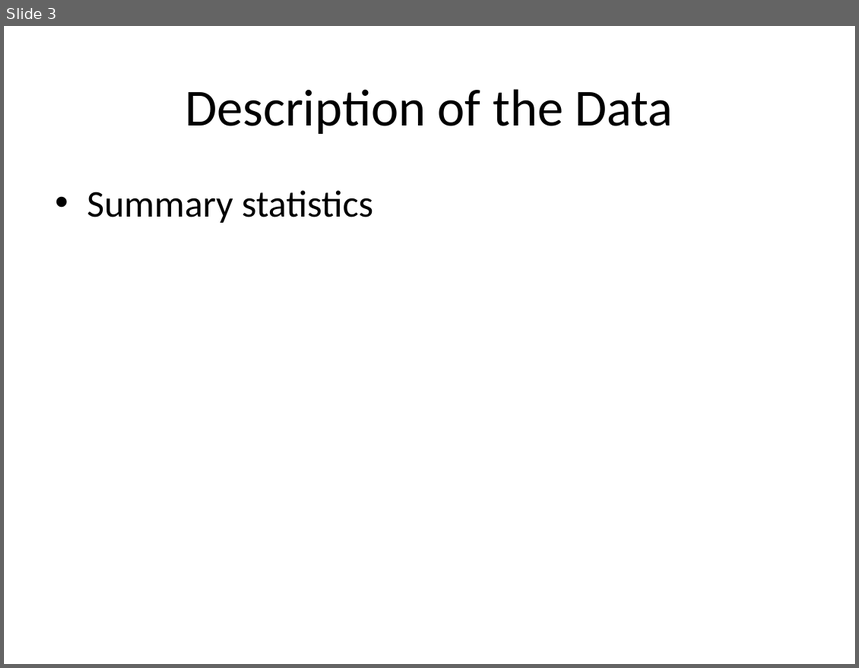
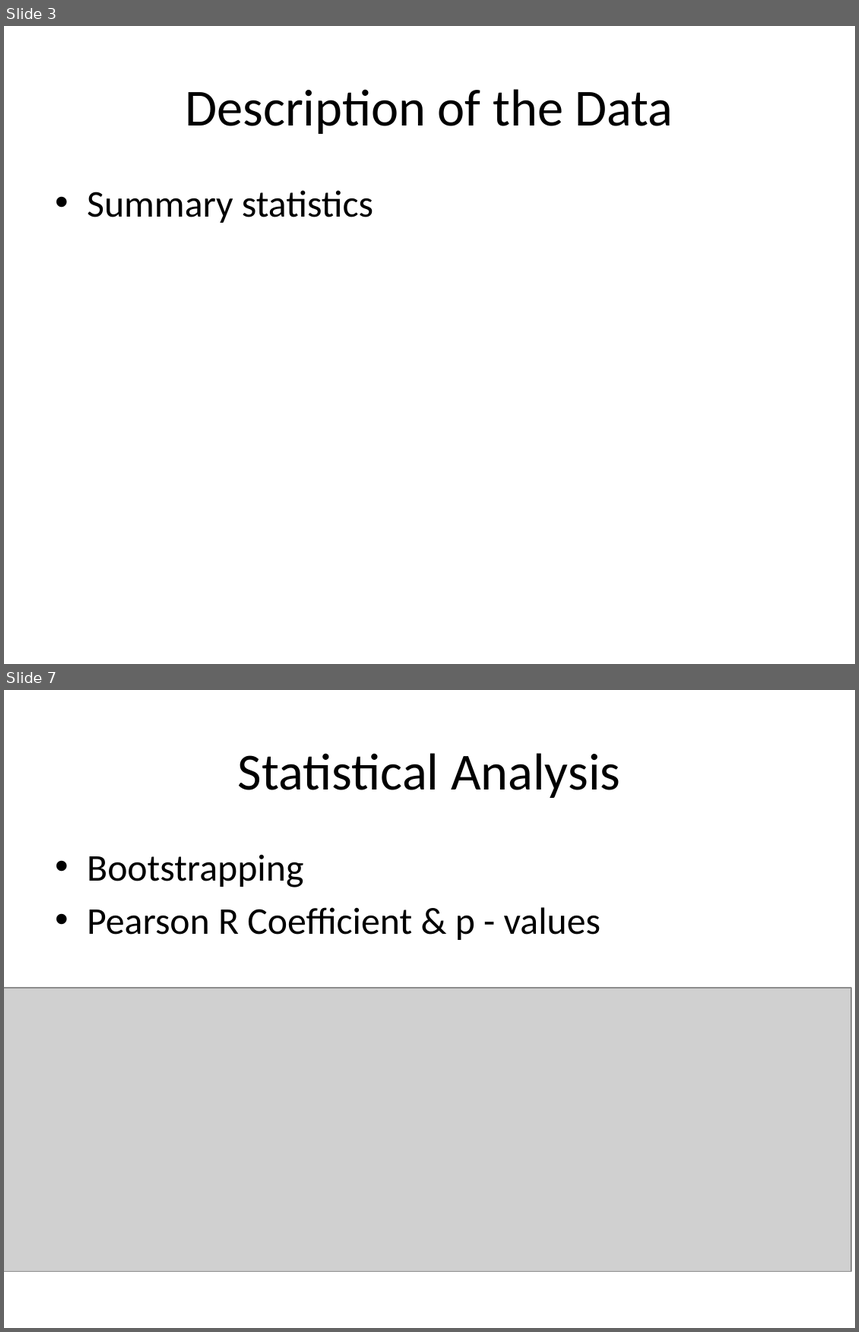
Before and after one commit to nanodoc2020/Springboard, a slide deck: Capstone-Project1/Documents/Data_Story_slides.pptx. Shown one above the other, each under a label of ours: slide 3 before the commit, slides 3 and 7 after it; the slides between them are not shown. The pictures are 859x668 and 859x1332 pixels, drawn with LibreOffice and Linux fonts; fonts in the diff are those of the drawing; grey boxes stand for pictures. Boxes give left, top, right and bottom in pixels: in the first picture for what was removed or moved away, otherwise in the second. Text is boxed around its words. In the diff, an @@ line names an element or a change of style, - is before the commit and + after.

```diff
--- a/Capstone-Project1/Documents/Data_Story_slides.pptx
+++ b/Capstone-Project1/Documents/Data_Story_slides.pptx
@@ slide 7 added at (x1=4, y1=690, x2=855, y2=1328), background #FFFFFF @@
@@ title added at (x1=238, y1=753, x2=621, y2=798), 44 pt, text #000000 @@
+Statistical Analysis
@@ text added at (x1=87, y1=854, x2=601, y2=940), 32 pt, text #000000 @@
+• Bootstrapping
+• Pearson R Coefficient & p - values
@@ picture added at (x1=4, y1=988, x2=852, y2=1271) @@
```
Also in this commit, not shown: 1 slide changed, 8 other slides added, 3 slides removed, 1 other file.
